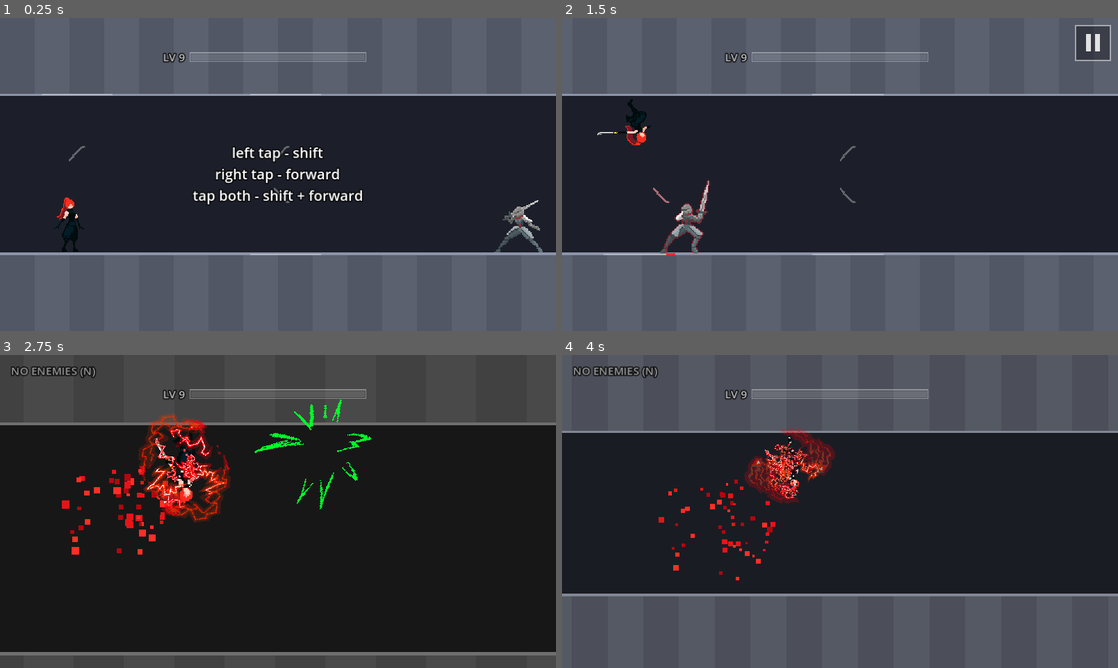
Above: before the commit, frames 1-4 (two rows, left to right).
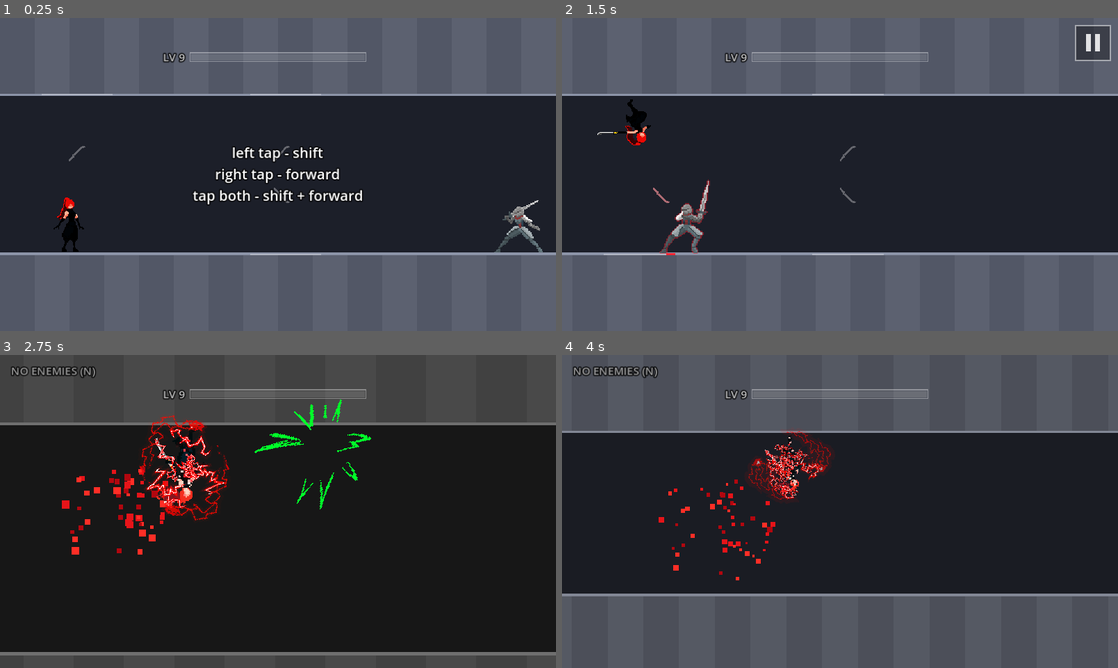
Above: after the commit, the same moments.

Repository: fredsbreads/game-off
Game: Godot game, scene res://scenes/main.tscn
Two runs of this game, one before a commit and one after it. Both use one fixed random seed, a clock stepped at 60 frames per second and the inputs below. Sound files missing from this copy of the repository are replaced by a short silence.
Inputs (mouse positions are in pixels of both pictures, inside the frame that each line leads up to):
- Up to frame 1 (0.25 s): no input
- Up to frame 2 (1.5 s): tap Enter at 0.5 s; move the mouse to (962, 158) at 0.52 s; hold K (tp_forward) 0.53-1.28 s; hold J (tp_vertical) 0.53-1.28 s; click (962, 158) at 0.67 s; move the mouse to (728, 190) at 1.27 s; tap Shift at 1.35 s
- Up to frame 3 (2.75 s): move the mouse to (333, 442) at 2.02 s; hold K (tp_forward) from 2.03 s (still down); tap N at 2.1 s
- Up to frame 4 (4 s): move the mouse to (812, 574) at 2.77 s; tap J (tp_vertical) at 2.85 s; click (812, 574) at 2.92 s; move the mouse to (1006, 558) at 3.52 s; release K (tp_forward) at 3.53 s; hold Shift from 3.53 s (still down)

The runs differ from the first frame. In frame 1, 0.2% of the frame differs, in the area x 9-16%, y 57-72%; in frame 2, 0.2%; in frame 3, 2.2%, in the area x 24-42%, y 19-54%; in frame 4, 1.3%.

Commit message:
Level 9 -> 10 finisher: three strikes across the knight, a freeze frame, and she turns pink (hair, lightning, slashes, markers, glint; blood stays red)

Diff:
--- a/project.godot
+++ b/project.godot
@@ -54,3 +54,10 @@
 renderer/rendering_method="gl_compatibility"
 renderer/rendering_method.mobile="gl_compatibility"
 environment/defaults/default_clear_color=Color(0.11, 0.12, 0.16, 1)
+
+[shader_globals]
+
+accent_pink={
+"type": "float",
+"value": 0.0
+}
--- a/scripts/fx.gd
+++ b/scripts/fx.gd
@@ -74,6 +74,8 @@
 func _bolt_sprite(kind: int, pos: Vector2, angle: float, size: Vector2, green := false) -> Sprite2D:
 	var s := Sprite2D.new()
 	s.texture = BOLT_SHEETS_GREEN[kind] if green and BOLT_SHEETS_GREEN.has(kind) else BOLT_SHEETS[kind]
+	if not green:
+		s.material = Palette.sprite_material()   # her colour (pink from level 10)
 	s.hframes = BOLT_FRAMES[kind]
 	s.texture_filter = CanvasItem.TEXTURE_FILTER_NEAREST
 	s.position = pos
@@ -235,7 +237,7 @@
 				var half: float = it["len"] / 2.0
 				var pos: Vector2 = it["pos"]
 				var grow := minf(1.0, k * 4.0)
-				draw_line(pos - dir * half, pos - dir * half + dir * half * 2.0 * grow, Color(SLASH_COLOR, fade), 2.0 + 6.0 * fade)
+				draw_line(pos - dir * half, pos - dir * half + dir * half * 2.0 * grow, Color(Palette.tint(SLASH_COLOR), fade), 2.0 + 6.0 * fade)
 			"blood":
 				var s: float = it["size"]
 				draw_rect(Rect2(it["pos"] - Vector2(s, s) * 0.5, Vector2(s, s)), it["color"])
@@ -244,7 +246,7 @@
 				var s: float = it["size"]
 				draw_rect(Rect2(it["pos"] - Vector2(s, 2.0), Vector2(s * 2.0, 3.0)), col)
 			"particle":
-				var col: Color = it["color"]
+				var col: Color = Palette.tint(it["color"])
 				col.a = fade
 				draw_rect(Rect2(it["pos"] - Vector2(3, 3), Vector2(6, 6)), col)
 			"text":
--- a/scripts/main.gd
+++ b/scripts/main.gd
@@ -80,6 +80,17 @@
 const WARN_PEAK := 0.33              # seconds into it where the swish peaks
 var _clashed := false                # this teleport hit a knight who blinked away
 var _knight_felled := false          # this teleport finished a knight off
+var _felled_knight: Knight = null
+# The level 9 -> 10 finisher: the hit that kills the knight and levels her up
+# plays her blinking back and forth across him in each of her three strike
+# poses, the last held as a freeze frame, and she turns pink (see _finisher).
+const FINISHER_HOP := 0.2          # seconds between her strikes
+const FINISHER_HOLD := 0.8         # the last pose holds this long
+const FINISHER_PINK_TIME := 0.45   # her colour turns over this long
+const FINISHER_ZOOM := 0.22
+const FINISHER_SIDE := 2.2          # tiles either side of him she strikes from
+const FINISHER_FLASH := Color(1.0, 0.45, 0.75, 0.55)
+var _finishing := false
 const CLASH_PAUSE_FACTOR := 1.5    # the freeze after a clash is this much longer
 # A clash gets its moment: both hold still mid-swing for this long (a press
 # can't skip it), with a zoom and a shake, before he blinks away.
@@ -190,6 +201,7 @@
 	if START_LEVEL > 1:
 		progression.level = START_LEVEL
 		level.level = START_LEVEL
+	Palette.set_pink(Palette.for_level(progression.level))
 	player.x = START_X
 	level.start_x = START_X
 	level.enemy_parent = $EnemyLayer
@@ -535,7 +547,7 @@
 	# Every enemy a teleport would slash right now gets a red glint.
 	for e in level.enemies:
 		e.targeted = false
-	if state == State.PLAYING and player.alive:
+	if state == State.PLAYING and player.alive and not _finishing:
 		for move in [Rules.Move.FORWARD, Rules.Move.VERTICAL, Rules.Move.DIAGONAL]:
 			var tx: float = player.x + Rules.move_dx(move)
 			var trow: int = (1 - player.row) if Rules.move_flips_row(move) else player.row
@@ -723,7 +735,103 @@
 			for id in level.section_ids_of(_chain_killed.back()):
 				if not _chain_killed.has(id):
 					whole = false
-			_end_chain("SINGLE" if chain == 1 else ("PERFECT" if whole else "CLEAN"))
+			var grade := "SINGLE" if chain == 1 else ("PERFECT" if whole else "CLEAN")
+			if _knight_felled and _finisher_due(grade):
+				_finisher(_felled_knight, grade)
+			else:
+				_end_chain(grade)
+
+
+## True if this chain, ending now on a knight's last hit, takes her from his
+## debut level to the next: that hit gets the finisher.
+func _finisher_due(grade: String) -> bool:
+	if progression.level != Patterns.KNIGHT_DEBUT_LEVEL or not (grade == "PERFECT" or grade == "CLEAN"):
+		return false
+	var gain := chain_points * float(Progression.MULTIPLIER[grade])
+	return progression.bar + gain >= progression.bar_size() - 0.001
+
+
+## The level 9 -> 10 finisher. Her hit has landed (pose one, left of him):
+## she blinks to his other side in her next pose, then back in the last,
+## which holds as a freeze frame while the chain ends (the level-up) and she
+## turns pink. He stays standing until it's over, then falls.
+func _finisher(k: Knight, grade: String) -> void:
+	_finishing = true
+	player.cinematic = true
+	_hitstop = 999.0   # held until _finisher_done; a press can't cut it short
+	_pause_min = 999.0
+	_pause_is_chain = false
+	_pause_elapsed = 0.0
+	k.set_anim_speed(0.0)
+	# Far enough either side of him that he's seen between her strikes.
+	var left_x := k.tile_x - FINISHER_SIDE
+	var right_x := k.tile_x + FINISHER_SIDE
+	var poses: Array = []
+	for p in Player.ATTACK_COUNT:
+		if p != player.last_pose():
+			poses.append(p)
+	var focus := Vector2(k.tile_x * Rules.TILE, Rules.body_center_y(k.row))
+	cam.hold_zoom(focus, FINISHER_ZOOM, 10.0, 0.5)   # centred on him
+	var t := create_tween()
+	t.tween_interval(FINISHER_HOP)
+	t.tween_callback(_finisher_strike.bind(k, right_x, -1.0, poses[0], ""))
+	t.tween_interval(FINISHER_HOP)
+	t.tween_callback(_finisher_strike.bind(k, left_x, 1.0, poses[1], grade))
+	t.tween_interval(FINISHER_HOLD)
+	t.tween_callback(_finisher_done.bind(k, focus))
+
+
+## One of the finisher's blinks: to to_x, facing `face`, in `pose`. The last
+## one (`grade` given) ends the chain and turns her pink.
+func _finisher_strike(k: Knight, to_x: float, face: float, pose: int, grade: String) -> void:
+	if state != State.PLAYING:
+		return
+	var from := Vector2(player.x * Rules.TILE, Rules.body_center_y(player.row))
+	var from_feet := Vector2(player.x * Rules.TILE, Rules.surface_y(player.row))
+	var dir := signf(to_x - player.x)
+	player.x = to_x
+	player.facing = face
+	fx.strike(from, Vector2(to_x * Rules.TILE, Rules.body_center_y(player.row)))
+	player.strike_from(from_feet)
+	player.strike(pose)
+	_play_strike(true)
+	var pos := Vector2(k.tile_x * Rules.TILE, Rules.body_center_y(k.row))
+	blood_fx.blood(pos, dir, 30, BLOOD_BURST, 1.0 if k.row == Rules.Row.CEILING else -1.0)
+	fx.kill_burst(pos, 6)
+	cam.shake(0.1, 10.0)
+	if is_instance_valid(k):
+		k.modulate = Color(2.5, 2.5, 2.5)
+		k.create_tween().tween_property(k, "modulate", Color.WHITE, 0.12)
+	if grade == "":
+		_kill_sound.pitch_scale = _jitter()
+		_kill_sound.play()
+		return
+	_knight_kill_sound.pitch_scale = _jitter()
+	_knight_kill_sound.play()
+	_end_chain(grade)   # the level-up (its jingle, the bar)
+	_turn_pink()
+
+
+## Her colour turns from red to pink (level 10), with a flash.
+func _turn_pink() -> void:
+	hud.flash(FINISHER_FLASH, 0.6)
+	cam.shake(0.25, 14.0)
+	var body := Vector2(player.x * Rules.TILE, Rules.body_center_y(player.row))
+	var from := Palette.pink
+	create_tween().tween_method(Palette.set_pink, from, 1.0, FINISHER_PINK_TIME)
+	fx.bolt(Fx.Bolt.RING, body, randf() * TAU, Vector2.ONE * 2.2, 16.0)
+
+
+func _finisher_done(k: Knight, focus: Vector2) -> void:
+	_finishing = false
+	player.cinematic = false
+	player.facing = 1.0
+	if is_instance_valid(k):
+		k.set_anim_speed(1.0)   # now he falls
+	cam.hold_zoom(focus, 0.0, 4.0)
+	_hitstop = 0.0
+	_pause_min = KILL_PAUSE_MIN
+	_clear_pending()
 
 
 ## A knight that comes for her after she ran from run_from to where she is:
@@ -901,6 +1009,7 @@
 		_knight_kill_sound.play()
 		# The last hit gets the clash's zoom, on the two of them.
 		_knight_felled = true
+		_felled_knight = knight
 		var her := Vector2(player.x * Rules.TILE, Rules.body_center_y(player.row))
 		cam.punch((pos + her) * 0.5, CLASH_ZOOM, CLASH_BEAT + 0.15)
 	cam.shake(0.06, 4.0 + 1.5 * c)   # only during the flash, so the freeze reads as still
@@ -996,6 +1105,8 @@
 					-1.0 if player.row == Rules.Row.CEILING else 1.0)   # drift away from her row
 		if levelled:
 			level.level = progression.level
+			if Palette.pink < Palette.for_level(progression.level) and not _finishing:
+				_turn_pink()
 			# Only groups well past the right edge get rebuilt (a sprite reaches
 			# beyond its spot, so one just off screen could already show).
 			level.rebuild_ahead(cam.left() / Rules.TILE + CameraRig.VIEW_TILES + 3.0)
--- /dev/null
+++ b/scripts/palette.gd
@@ -0,0 +1,42 @@
+class_name Palette
+extends RefCounted
+## Her colour: red until level 10, then pink. Shaders read it through the
+## `accent_pink` global (shaders/accent.gdshaderinc); colours set in code go
+## through tint(). Only reds move (whites, greys, the knight's green don't),
+## and blood is drawn without it, so it stays red.
+
+const PINK_FROM_LEVEL := 10
+const PINK_HUE := 0.925
+const PINK_SAT := 0.7
+const SHADER := preload("res://shaders/accent_sprite.gdshader")
+
+## 0 = red, 1 = pink (in between while it changes over).
+static var pink := 0.0
+## One material for every plain sprite in her colour.
+static var material: ShaderMaterial = null
+
+
+static func sprite_material() -> ShaderMaterial:
+	if material == null:
+		material = ShaderMaterial.new()
+		material.shader = SHADER
+	return material
+
+
+static func set_pink(value: float) -> void:
+	pink = clampf(value, 0.0, 1.0)
+	RenderingServer.global_shader_parameter_set("accent_pink", pink)
+
+
+static func for_level(level: int) -> float:
+	return 1.0 if level >= PINK_FROM_LEVEL else 0.0
+
+
+## The same as accent() in the shader, for colours set in code.
+static func tint(c: Color) -> Color:
+	if pink <= 0.0:
+		return c
+	var from_red := minf(c.h, 1.0 - c.h)
+	var w := (1.0 - smoothstep(0.05, 0.11, from_red)) * smoothstep(0.12, 0.3, c.s)
+	var p := Color.from_hsv(PINK_HUE, c.s * PINK_SAT, minf(1.0, c.v * 1.05 + 0.04), c.a)
+	return c.lerp(p, w * pink)
--- a/scripts/player.gd
+++ b/scripts/player.gd
@@ -130,6 +130,10 @@
 var target_x: Array = [NAN, NAN, NAN]
 var _marker_lit_mix: Array = [0.0, 0.0, 0.0]
 var frozen := false      # kill pause: hold the current animation frame
+## 1 = facing right (always, in play), -1 = left (the level-10 finisher).
+var facing := 1.0
+## The level-10 finisher is playing: no markers.
+var cinematic := false
 
 var _striking := false    # showing a strike pose
 var _strike_time := 0.0
@@ -154,6 +158,7 @@
 	_sprite.centered = false
 	_sprite.scale = Vector2(SPRITE_SCALE, SPRITE_SCALE)
 	_sprite.texture_filter = CanvasItem.TEXTURE_FILTER_NEAREST
+	_sprite.material = Palette.sprite_material()   # her hair: red, pink from level 10
 	_play("idle")
 	add_child(_sprite)
 
@@ -220,6 +225,11 @@
 static var force_pose := -1
 
 
+## The next strike's afterimages trail back toward this spot (world, her feet).
+func strike_from(feet: Vector2) -> void:
+	_last_from_feet = feet
+
+
 ## The strike pose she used last (0-2).
 func last_pose() -> int:
 	return _last_attack
@@ -230,13 +240,16 @@
 	_arc_hold_extra = seconds
 
 
-func strike() -> void:
+## `pose`: which strike pose (0-2); -1 = a random one, never the last again.
+func strike(pose := -1) -> void:
 	_arc_hold_extra = 0.0
 	var pick := randi() % ATTACK_COUNT
 	if pick == _last_attack:
 		pick = (pick + 1 + randi() % (ATTACK_COUNT - 1)) % ATTACK_COUNT
 	if force_pose >= 0:
 		pick = force_pose
+	if pose >= 0:
+		pick = pose
 	_last_attack = pick
 	_striking = true
 	_strike_time = 0.0
@@ -248,7 +261,7 @@
 	_arc.z_index = 1 if ARC_IN_FRONT[pick] else -1
 	# Placed where she is now (and flipped like her on the ceiling).
 	_arc.global_position = Vector2(x * Rules.TILE, Rules.surface_y(row))
-	_arc.scale = Vector2(SPRITE_SCALE, SPRITE_SCALE * (-1.0 if row == Rules.Row.CEILING else 1.0))
+	_arc.scale = Vector2(SPRITE_SCALE * facing, SPRITE_SCALE * (-1.0 if row == Rules.Row.CEILING else 1.0))
 	_arc_time = -_hidden_left   # starts when she appears (after the thrown sword lands)
 	_update_arc()
 
@@ -350,9 +363,10 @@
 	g.centered = false
 	g.offset = -feet
 	g.texture_filter = CanvasItem.TEXTURE_FILTER_NEAREST
+	g.material = Palette.sprite_material()
 	g.top_level = true   # stays where it was left
 	g.global_position = pos
-	g.scale = Vector2(SPRITE_SCALE, SPRITE_SCALE * (-1.0 if on_row == Rules.Row.CEILING else 1.0))
+	g.scale = Vector2(SPRITE_SCALE * facing, SPRITE_SCALE * (-1.0 if on_row == Rules.Row.CEILING else 1.0))
 	add_child(g)
 	return g
 
@@ -458,6 +472,7 @@
 	_ring.texture = Fx.BOLT_SHEETS[Fx.Bolt.RING]
 	_ring.hframes = Fx.BOLT_FRAMES[Fx.Bolt.RING]
 	_ring.texture_filter = CanvasItem.TEXTURE_FILTER_NEAREST
+	_ring.material = Palette.sprite_material()
 	_ring.position = BODY_CENTRE
 	_ring.scale = Vector2.ONE * DEATH_RING_SCALE
 	_ring.z_index = 1
@@ -493,6 +508,7 @@
 	position = Vector2(x * Rules.TILE, Rules.surface_y(row)) + _death_offset
 	# On the ceiling the whole player (sprite and markers) is upside down.
 	scale.y = -1.0 if row == Rules.Row.CEILING else 1.0
+	scale.x = facing
 
 	if _arc_time > ARC_NONE:
 		_arc_time += delta
@@ -550,8 +566,8 @@
 
 func _draw() -> void:
 	for m in _markers:
-		m.visible = alive
-	if not alive:
+		m.visible = alive and not cinematic
+	if not alive or cinematic:
 		return
 	var t := Rules.TILE
 	# In local coordinates the other row is always ROW_GAP "up" (-y): when
@@ -583,7 +599,7 @@
 	var a := maxf(x0, feet - Rules.ENEMY_HALF_WIDTH * t)
 	var b := minf(x1, feet + Rules.ENEMY_HALF_WIDTH * t)
 	if b > a:
-		draw_line(Vector2(a, line_y), Vector2(b, line_y), MARKER_LIT, 4.0)
+		draw_line(Vector2(a, line_y), Vector2(b, line_y), Palette.tint(MARKER_LIT), 4.0)
 
 
 ## Places the three katana markers: over the landing spot, or over the head
--- /dev/null
+++ b/shaders/accent_sprite.gdshader
@@ -0,0 +1,10 @@
+shader_type canvas_item;
+// A plain sprite in her colour (red, or pink from level 10): her body (her
+// hair), her lightning. See accent.gdshaderinc.
+
+#include "res://shaders/accent.gdshaderinc"
+
+void fragment() {
+	vec4 c = texture(TEXTURE, UV) * COLOR;
+	COLOR = vec4(accent(c.rgb), c.a);
+}
--- a/shaders/dissolve.gdshader
+++ b/shaders/dissolve.gdshader
@@ -1,6 +1,8 @@
 shader_type canvas_item;
 // Her death: she fizzles out in little blocks. `amount` 0 = whole, 1 = gone.
 // The blocks about to vanish glow (white-hot to red), like she was zapped.
+
+#include "res://shaders/accent.gdshaderinc"
 
 uniform float amount = 0.0;
 uniform vec4 edge_hot : source_color = vec4(1.0, 0.95, 0.9, 1.0);
@@ -35,6 +37,7 @@
 		} else {
 			COLOR = c;
 		}
+		COLOR.rgb = accent(COLOR.rgb);
 	} else {
 		vec2 cell = floor(UV / TEXTURE_PIXEL_SIZE / block);
 		float n = hash(cell);
@@ -47,5 +50,6 @@
 		} else {
 			COLOR = c;
 		}
+		COLOR.rgb = accent(COLOR.rgb);
 	}
 }
--- a/shaders/enemy_outline.gdshader
+++ b/shaders/enemy_outline.gdshader
@@ -2,6 +2,8 @@
 // The enemy sprite, plus a thin red outline ("glint") while a teleport would
 // slash him. `glint` 0..1 fades it in and out; the node's modulate (his
 // death fade) still applies.
+
+#include "res://shaders/accent.gdshaderinc"
 
 uniform vec4 outline_color : source_color = vec4(1.0, 0.15, 0.2, 1.0);
 uniform float glint = 0.0;
@@ -45,6 +47,6 @@
 			+ part_alpha(texture(TEXTURE, UV + vec2(0.0, px.y))) + part_alpha(texture(TEXTURE, UV - vec2(0.0, px.y)));
 		float shimmer = 0.8 + 0.2 * sin(TIME * 9.0);
 		float a = n > 0.0 ? outline_color.a * glint * shimmer * tint.a : 0.0;
-		COLOR = vec4(outline_color.rgb, a);
+		COLOR = vec4(accent(outline_color.rgb), a);   // her colour (the knight's green stays)
 	}
 }
--- a/shaders/ghost.gdshader
+++ b/shaders/ghost.gdshader
@@ -2,6 +2,8 @@
 // An afterimage of her: the sprite's shape filled with `fill`, with an
 // optional 1-pixel `outline` around it (drawn just outside the shape).
 // The node's modulate alpha fades the whole thing.
+
+#include "res://shaders/accent.gdshaderinc"
 
 uniform vec4 fill : source_color = vec4(1.0, 0.3, 0.3, 0.5);
 uniform vec4 outline : source_color = vec4(0.0);
@@ -18,9 +20,9 @@
 	float n = texture(TEXTURE, UV + vec2(px.x, 0.0)).a + texture(TEXTURE, UV - vec2(px.x, 0.0)).a
 		+ texture(TEXTURE, UV + vec2(0.0, px.y)).a + texture(TEXTURE, UV - vec2(0.0, px.y)).a;
 	if (a > 0.0) {
-		COLOR = vec4(fill.rgb, fill.a * fade);
+		COLOR = vec4(accent(fill.rgb), fill.a * fade);
 	} else if (n > 0.0 && outline.a > 0.0) {
-		COLOR = vec4(outline.rgb, outline.a * fade);
+		COLOR = vec4(accent(outline.rgb), outline.a * fade);
 	} else {
 		discard;
 	}
--- a/shaders/marker.gdshader
+++ b/shaders/marker.gdshader
@@ -2,6 +2,8 @@
 // A teleport marker: a small katana silhouette. Plain by default; the part
 // within `fill` of the tip (0 = none, 1 = all) is `lit`. During the "your
 // move" freeze the fill drains toward the tip as time runs out.
+
+#include "res://shaders/accent.gdshaderinc"
 
 uniform vec4 plain : source_color = vec4(1.0, 1.0, 1.0, 0.32);
 uniform vec4 lit : source_color = vec4(0.95, 0.15, 0.2, 1.0);
@@ -16,4 +18,5 @@
 	// The image (the diagonal sword) has the hilt at the top and the tip at
 	// the bottom.
 	COLOR = UV.y >= 1.0 - fill ? mix(plain, lit, lit_mix) : plain;
+	COLOR.rgb = accent(COLOR.rgb);
 }
--- a/shaders/swing_arc.gdshader
+++ b/shaders/swing_arc.gdshader
@@ -3,6 +3,8 @@
 // each pixel is (0 = start, 1 = the sword tip). Pixels up to `progress` show;
 // the newest part is brightest while it sweeps. `fade` dims the whole arc
 // as it goes.
+
+#include "res://shaders/accent.gdshaderinc"
 
 uniform sampler2D t_map : filter_nearest;
 uniform float progress = 0.0;
@@ -19,5 +21,5 @@
 	// done the whole slash is solid (as white as a knight's).
 	float trail = progress >= 1.0 ? 1.0 : 0.55 + 0.45 * (1.0 - (progress - t));
 	float a = max_alpha * fade * trail;
-	COLOR = vec4(c.rgb, c.a * clamp(a, 0.0, 1.0));
+	COLOR = vec4(accent(c.rgb), c.a * clamp(a, 0.0, 1.0));
 }
Not shown, added: shaders/accent.gdshaderinc
